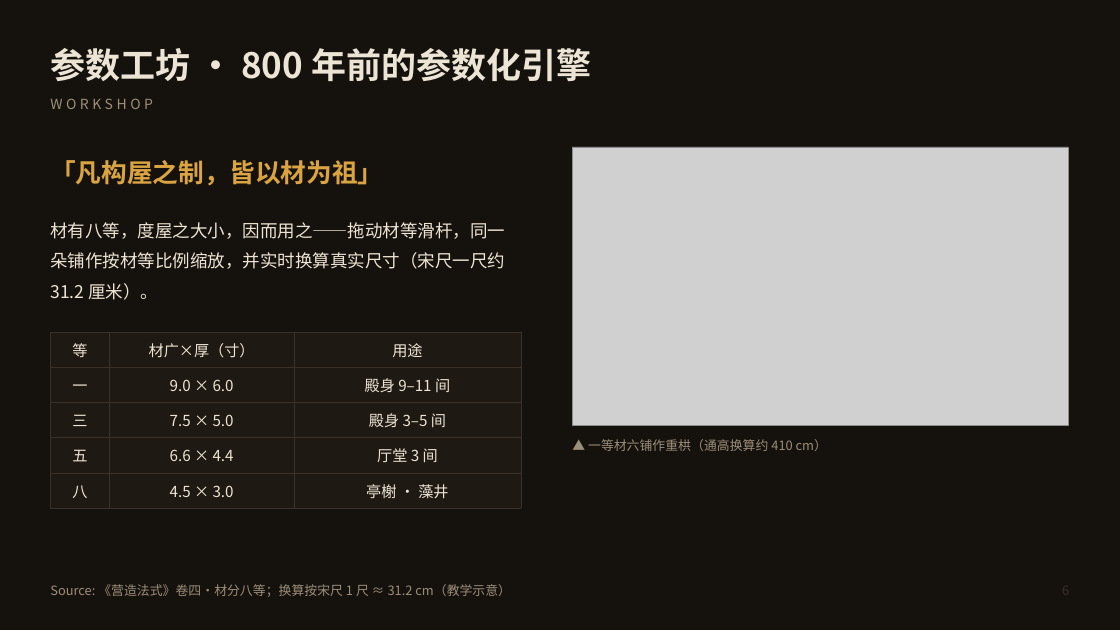
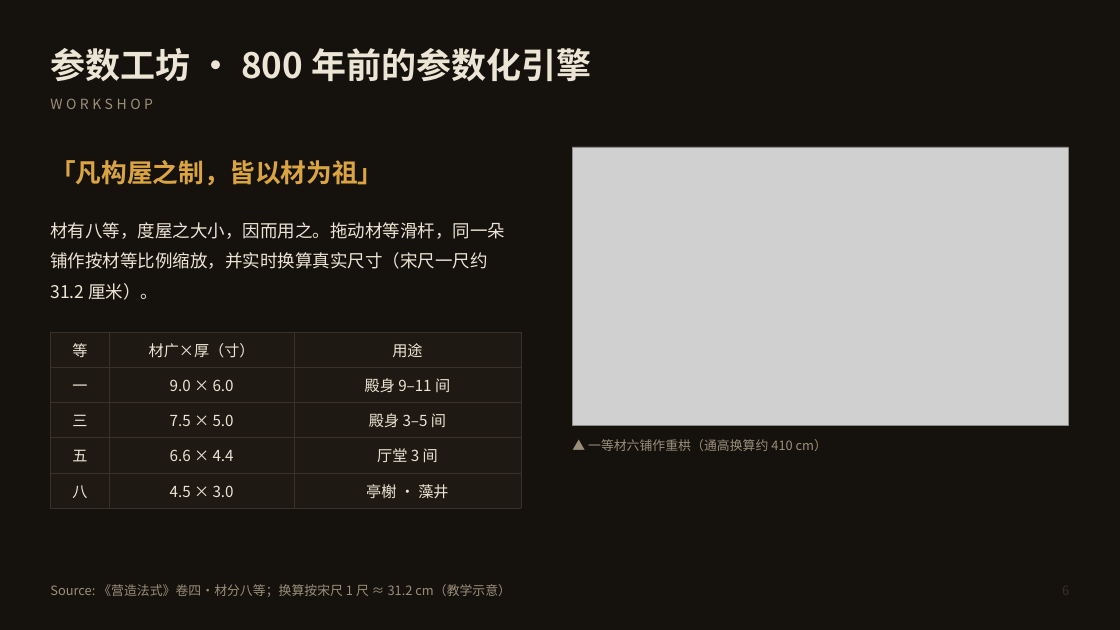
Before and after one commit to honggong123/yingzao, a slide deck: slide 6 of docs/答辩PPT.pptx. Drawn at 1120x630 pixels with LibreOffice and Linux fonts; fonts in the diff are those of the drawing; grey boxes stand for pictures. Boxes give left, top, right and bottom in pixels: in the first picture for what was removed or moved away, otherwise in the second. Text is boxed around its words. In the diff, an @@ line names an element or a change of style, - is before the commit and + after.

```diff
--- a/docs/答辩PPT.pptx
+++ b/docs/答辩PPT.pptx
@@ text at (50,222,505,300): text changed @@
-材有八等，度屋之大小，因而用之——拖动材等滑杆，同一朵铺作按材等比例缩放，并实时换算真实尺寸（宋尺一尺约 31.2 厘米）。
+材有八等，度屋之大小，因而用之。拖动材等滑杆，同一朵铺作按材等比例缩放，并实时换算真实尺寸（宋尺一尺约 31.2 厘米）。
```
Also in this commit, not shown: 9 other slides changed, 7 other files.
